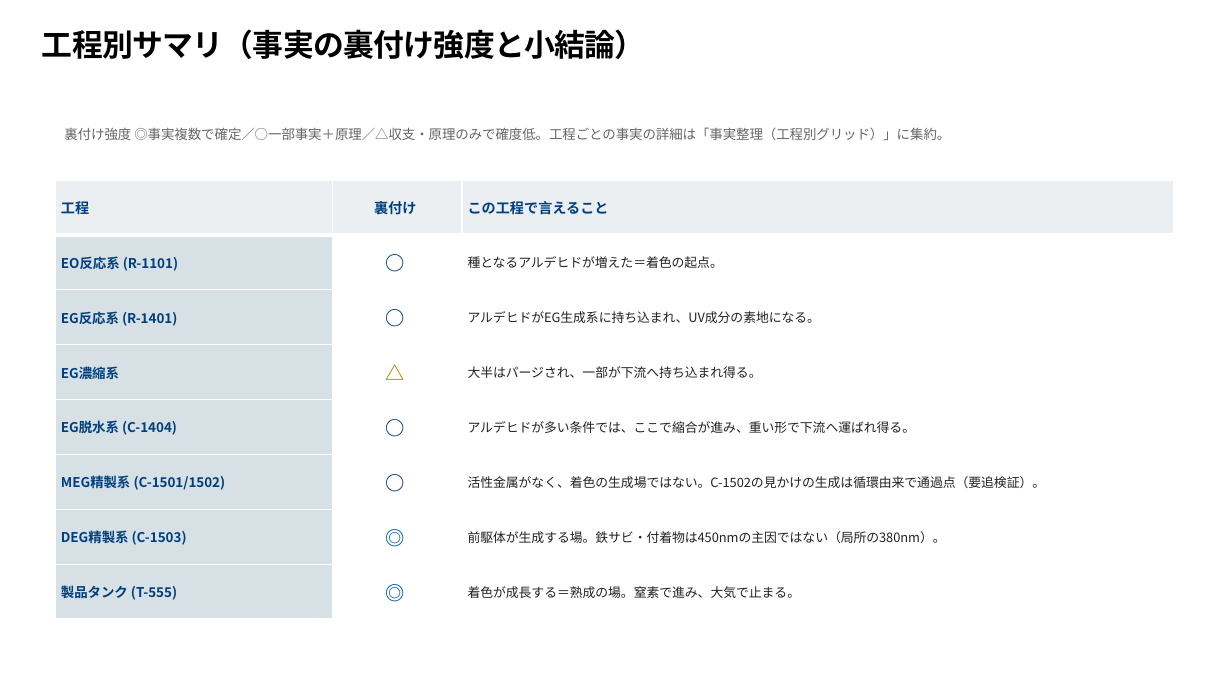
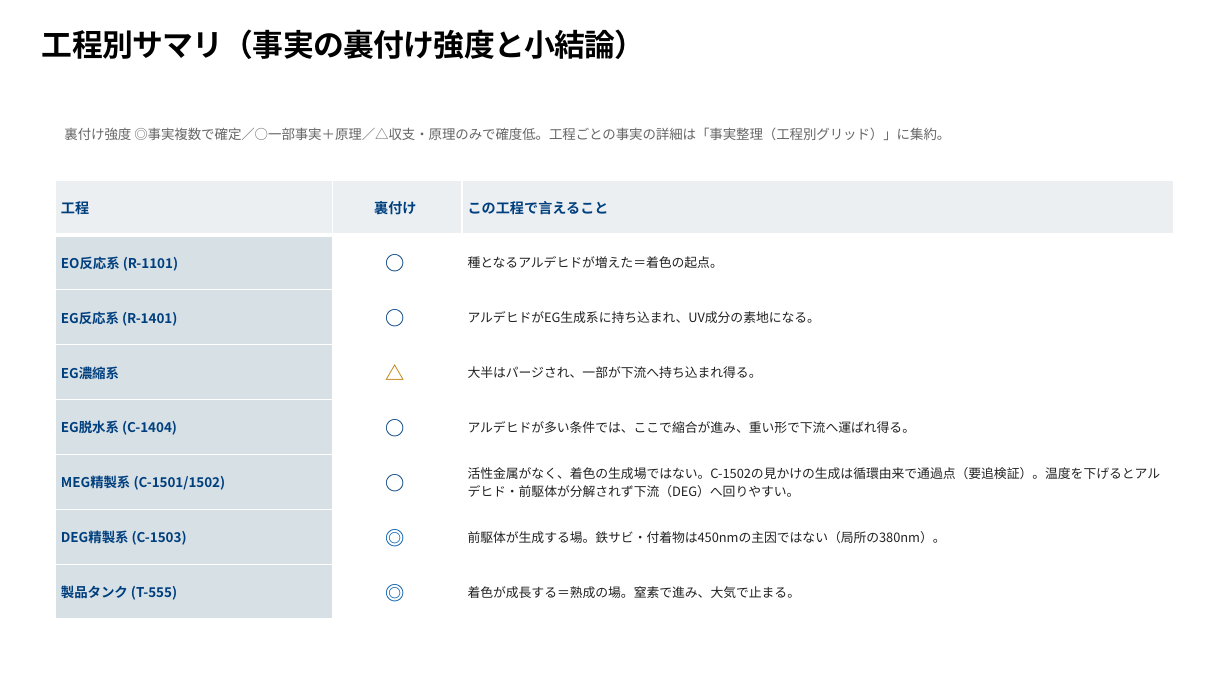
Before and after one commit to hiraoyosa-sys/Base, a slide deck: slide 7 of outputs/製品DEG色相悪化_対策会議.pptx. Drawn at 1232x693 pixels with LibreOffice and Linux fonts; fonts in the diff are those of the drawing. Boxes give left, top, right and bottom in pixels: in the first picture for what was removed or moved away, otherwise in the second. Text is boxed around its words. In the diff, an @@ line names an element or a change of style, - is before the commit and + after.

```diff
--- a/outputs/製品DEG色相悪化_対策会議.pptx
+++ b/outputs/製品DEG色相悪化_対策会議.pptx
@@ table at [55,180,1174,619] @@
-row 6, column 3: 活性金属がなく、着色の生成場ではない。C-1502の見かけの生成は循環由来で通過点（要追検証）。
+row 6, column 3: 活性金属がなく、着色の生成場ではない。C-1502の見かけの生成は循環由来で通過点（要追検証）。温度を下げるとアルデヒド・前駆体が分解されず下流（DEG）へ回りやすい。
```
Also in this commit, not shown: 2 other slides changed, 1 slide added, 6 other files.
